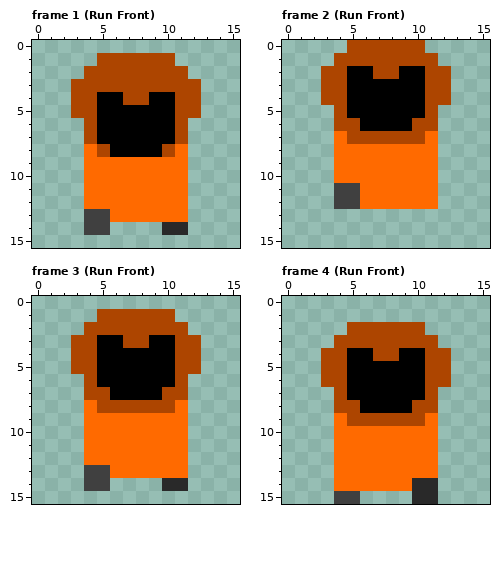
Pixel-art file: Aseprite/player.aseprite. Above: the version before the commit.
16x16 pixels, 37 frames. Colours within 5 levels of each other are drawn and written as one. Shown: frame 1 (Run Front), frame 2 (Run Front), frame 3 (Run Front), frame 4 (Run Front). The commit also changed other frames, which this record leaves out.
New version:
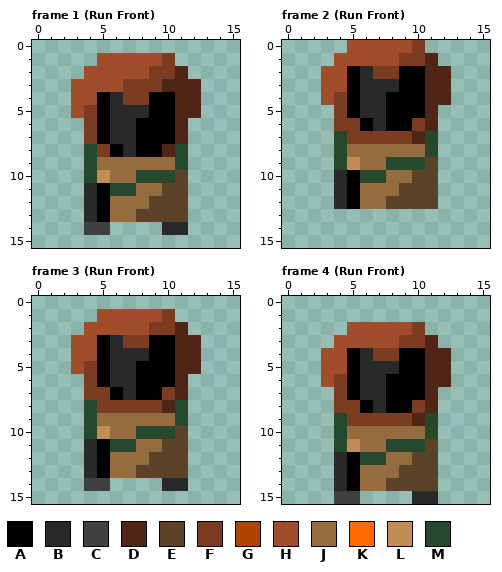
Palette (. is transparent): A #000000  B #292929  C #404040  D #4f2615  E #5c4328  F #7c3c21  G #ad4500  H #a14d2b  J #956c3f  K #ff6a00  L #c28d55  M #26482d
Difference:
layer "Guy" added
layer "Layer 1" added
layer "Pistol" added
layer "Sprite Sheet Copy" removed
Changed rows in their new state; - is an unchanged pixel.
Frame 1 (Run Front), layers "Pistol", "Layer 1", "Guy":
first column x 3:
 1 --HHHHHF--
 2 -HHHHHFFD-
 3 HHHHFFFDDD
 4 HH-BFF--DD
 5 HF-BBB--DD
 6 -F-BB---D-
 7 -F-BB---D-
 8 -MF-B--DM-
 9 -MJJJJJJM-
10 -MLJJMMME-
11 -BAMMJJEE-
12 -BAJJJEEE-
13 -BAJJEEEE-
Frame 2 (Run Front), layers "Pistol", "Layer 1", "Guy":
first column x 3:
 0 --HHHHHF--
 1 -HHHHHFFD-
 2 HH-BFF--DD
 3 HH-BBB--DD
 4 HF-BB---DD
 5 -F-BB---D-
 6 -FF-B--FD-
 7 -MFFFFFDM-
 8 -MJJJJJJM-
 9 -MLJJMMME-
10 -BAMMJJEE-
11 -BAJJJEEE-
12 -BAJJEEEE-
Frame 3 (Run Front), layers "Pistol", "Layer 1", "Guy":
first column x 3:
 1 --HHHHHF--
 2 -HHHHHFFD-
 3 HH-BFF--DD
 4 HH-BBB--DD
 5 HF-BB---DD
 6 -F-BB---D-
 7 -FF-B--FD-
 8 -MFFFFFDM-
 9 -MJJJJJJM-
10 -MLJJMMME-
11 -BAMMJJEE-
12 -BAJJJEEE-
13 -BAJJEEEE-
Frame 4 (Run Front), layers "Pistol", "Layer 1", "Guy":
first column x 3:
 2 --HHHHHF--
 3 -HHHHHFFD-
 4 HH-BFF--DD
 5 HH-BBB--DD
 6 HF-BB---DD
 7 -F-BB---D-
 8 -FF-B--FD-
 9 -MFFFFFDM-
10 -MJJJJJJM-
11 -MLJJMMME-
12 -BAMMJJEE-
13 -BAJJJEEE-
14 -BAJJEEEE-
Boxes around the changes in both pictures, in picture pixels (x1, y1, x2, y2):
changed: (71, 53, 201, 222)
changed: (321, 40, 451, 209)
changed: (71, 309, 201, 478)
changed: (321, 322, 451, 491)
